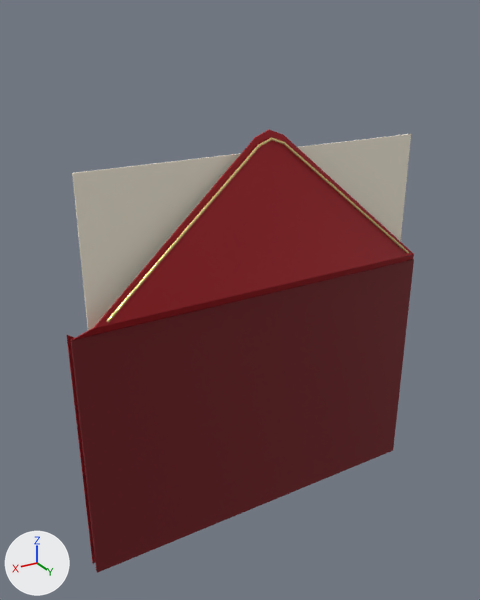
An edit to the glTF model models/christmas-envelope/envelope.glb, drawn before and after from the same camera.
Camera for both pictures: a 50 mm lens placed at (2.72, 4.19, 3.11), pointed at (0.18, -0.03, 1.0). The axes (+X, +Y, +Z) are drawn at lower left. The lights are the same throughout. The picture after the commit comes second. Both versions are drawn at frame 88 of the action 'Open'; the numbers are the values there.

Objects in the first picture: 'Back', 'Flap', 'FlapTrim', 'LetterPaper', 'PocketRight'.
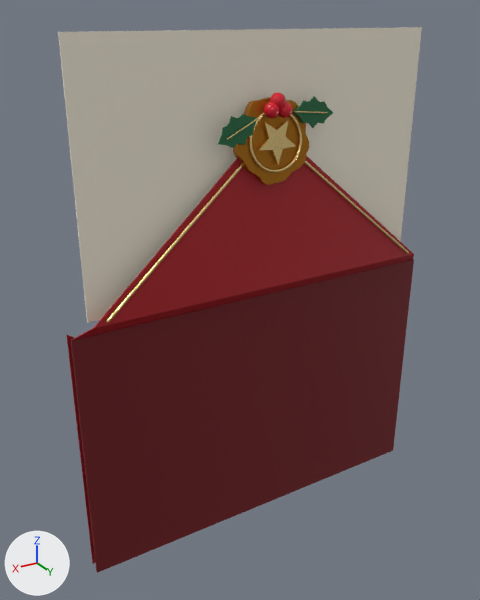
ob_seal is not drawn itself; it is the parent of ob_berry0, ob_berry1, ob_berry2, ob_sealholly0, ob_sealholly0vein, ob_sealholly1, ob_sealholly1vein, ob_sealring.
ob_letter is not drawn itself; it is the parent of ob_letterborder, ob_letterborder_001, ob_letterpaper, ob_letterstar.

Where the change shows, as pixel boxes (x1, y1, x2, y2) in the pictures (480 x 600 px):
'LetterPaper', moved: before (72, 134, 411, 330); after (58, 27, 422, 322)
'SealHolly1', rescaled (not visible before): after (218, 114, 257, 148)
'SealWax0', now drawn (orange): after (235, 148, 274, 185)
'SealWax1', now drawn (orange): after (272, 145, 309, 184)
'SealHolly0', rescaled (not visible before): after (293, 96, 333, 128)
'SealWax4', now drawn (orange): after (233, 106, 267, 156)
'SealWax2', now drawn (orange): after (282, 101, 309, 148)
'SealWax3', now drawn (orange): after (247, 97, 292, 129)
'Berry1', rescaled (not visible before): after (264, 102, 280, 118)
'Berry2', rescaled (not visible before): after (270, 92, 286, 109)
'SealStar1', now drawn: after (275, 141, 295, 165)
'SealStar4', now drawn: after (259, 124, 277, 148)
'Berry0', rescaled (not visible before): after (278, 102, 293, 118)
'SealStar2', now drawn: after (278, 120, 293, 144)
'SealStar3', now drawn: after (263, 122, 285, 141)
'SealStar0', now drawn: after (258, 141, 277, 159)
'SealRing1', now drawn: after (274, 146, 301, 173)
'SealRing2', now drawn: after (290, 114, 302, 146)
'SealRing0', now drawn: after (251, 151, 275, 173)
'SealRing4', now drawn: after (249, 116, 261, 152)
'SealHolly1Vein', rescaled (not visible before): after (226, 117, 259, 140)
'SealHolly0Vein', rescaled (not visible before): after (294, 111, 328, 113)
'SealRing3', now drawn (mostly hidden): after (259, 112, 265, 118)

What changed in the scene script:
```text
Change ob_seal:
    ob_seal.scale: (0.001, 0.001, 0.001) -> (1.0, 1.0, 1.0)
Change ob_letter:
    ob_letter.location: (0.0, 0.02, 1.25) -> (0.0, 0.02, 2.083)
```
